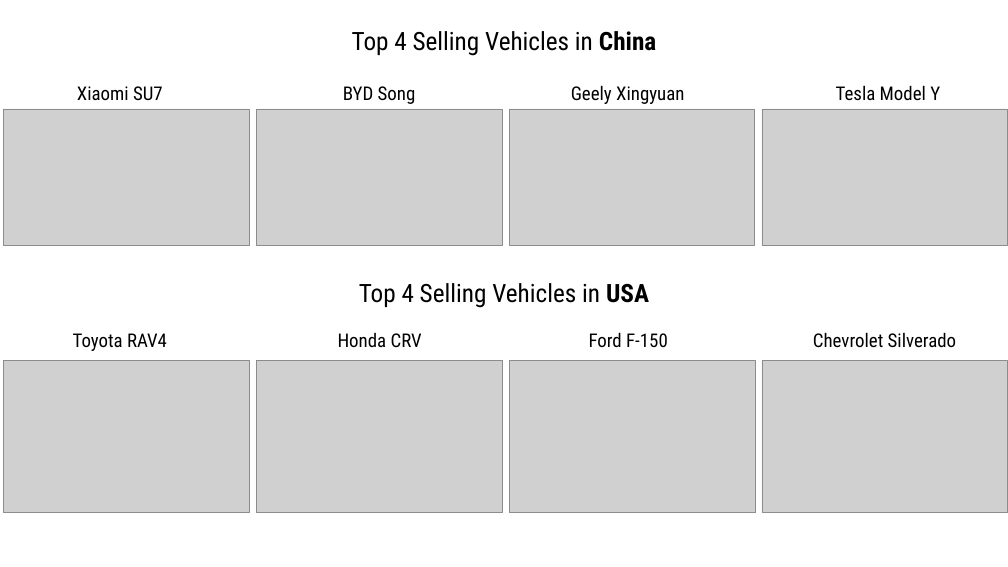
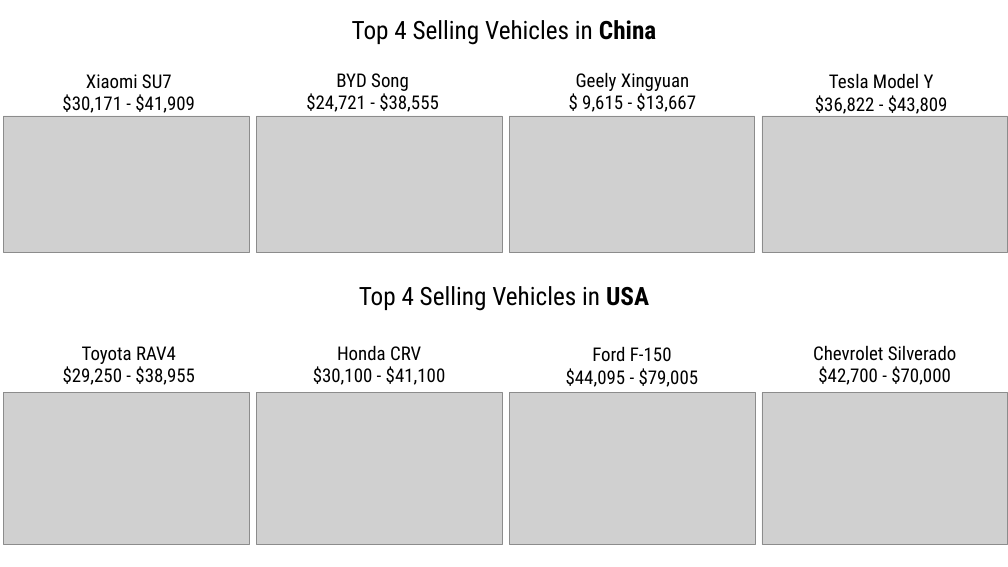
Before and after one commit to jhelvy/2025-ucsd-us-china, a slide deck: slide 1 of images/top-four/top-four.pptx. Drawn at 1008x567 pixels with LibreOffice and Linux fonts; fonts in the diff are those of the drawing; grey boxes stand for pictures. Boxes give left, top, right and bottom in pixels: in the first picture for what was removed or moved away, otherwise in the second. Text is boxed around its words. In the diff, an @@ line names an element or a change of style, - is before the commit and + after.

```diff
--- a/images/top-four/top-four.pptx
+++ b/images/top-four/top-four.pptx
@@ text "Top 4 Selling Vehicles in ...": place and size @@
-text "Top 4 Selling Vehicles in ..." at bbox=[352, 31, 656, 56]
+text "Top 4 Selling Vehicles in ..." at bbox=[352, 20, 656, 45]
@@ text "Xiaomi SU7": place and size @@
-text "Xiaomi SU7" at bbox=[77, 86, 163, 101]
+text "Xiaomi SU7" at bbox=[62, 74, 195, 113]
@@ text "BYD Song": place and size @@
-text "BYD Song" at bbox=[343, 86, 416, 104]
+text "BYD Song" at bbox=[306, 73, 439, 112]
@@ text "Geely Xingyuan": place and size @@
-text "Geely Xingyuan" at bbox=[571, 85, 684, 104]
+text "Geely Xingyuan" at bbox=[576, 72, 696, 112]
@@ text "Tesla Model Y": place and size @@
-text "Tesla Model Y" at bbox=[836, 85, 940, 101]
+text "Tesla Model Y" at bbox=[815, 73, 948, 114]
@@ 4 pictures: place and size @@
-4 pictures at bbox=[4, 109, 1008, 246]
+4 pictures at bbox=[4, 116, 1008, 253]
@@ text at bbox=[62, 94, 195, 113]: paragraph added @@
+$30,171 - $41,909
@@ text at bbox=[306, 93, 439, 112]: paragraph added @@
+$24,721 - $38,555
@@ text at bbox=[582, 93, 696, 112]: paragraph added @@
+$ 9,615 - $13,667
@@ text at bbox=[815, 95, 948, 114]: paragraph added @@
+$36,822 - $43,809
@@ text "Toyota RAV4": place and size @@
-text "Toyota RAV4" at bbox=[73, 333, 167, 351]
+text "Toyota RAV4" at bbox=[63, 346, 195, 385]
@@ text "Honda CRV": place and size @@
-text "Honda CRV" at bbox=[338, 333, 422, 348]
+text "Honda CRV" at bbox=[313, 345, 446, 385]
@@ text "Ford F-150": place and size @@
-text "Ford F-150" at bbox=[589, 332, 668, 348]
+text "Ford F-150" at bbox=[566, 346, 699, 387]
@@ text "Chevrolet Silverado": place and size @@
-text "Chevrolet Silverado" at bbox=[813, 332, 957, 348]
+text "Chevrolet Silverado" at bbox=[813, 345, 957, 385]
@@ text at bbox=[63, 366, 195, 385]: paragraph added @@
+$29,250 - $38,955
@@ text at bbox=[313, 366, 446, 385]: paragraph added @@
+$30,100 - $41,100
@@ text at bbox=[566, 368, 699, 387]: paragraph added @@
+$44,095 - $79,005
@@ text at bbox=[818, 366, 951, 385]: paragraph added @@
+$42,700 - $70,000
@@ 4 pictures: place and size @@
-4 pictures at bbox=[4, 361, 1008, 513]
+4 pictures at bbox=[4, 392, 1008, 545]
```
Also in this commit, not shown: 12 other files.
